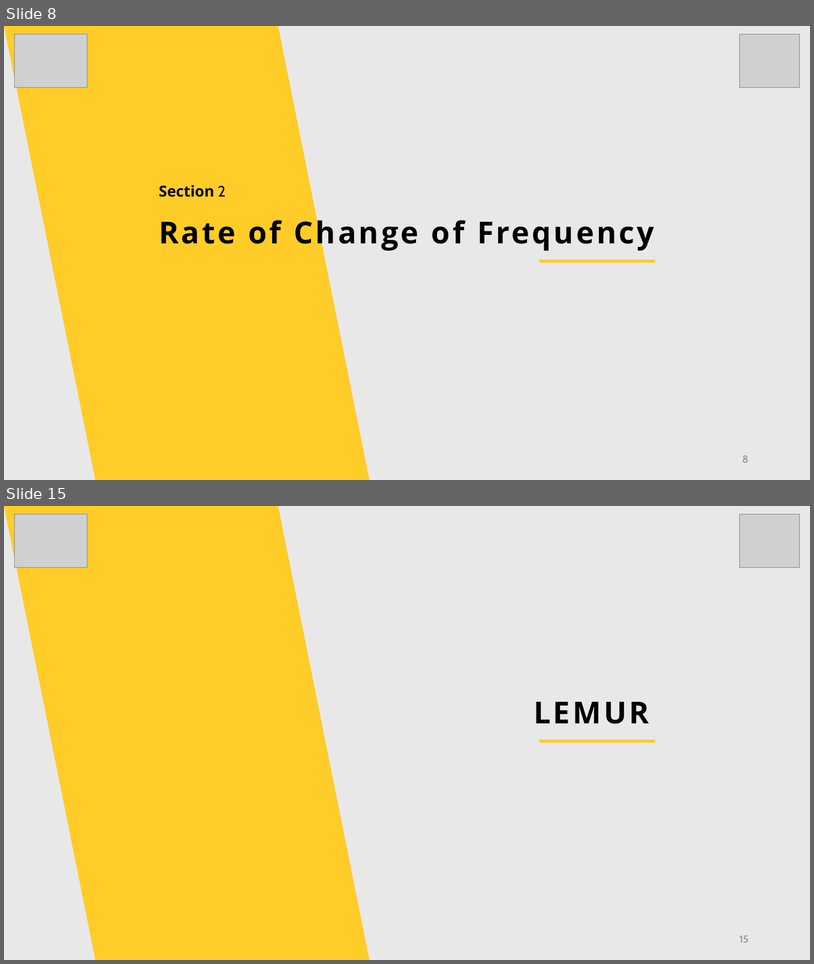
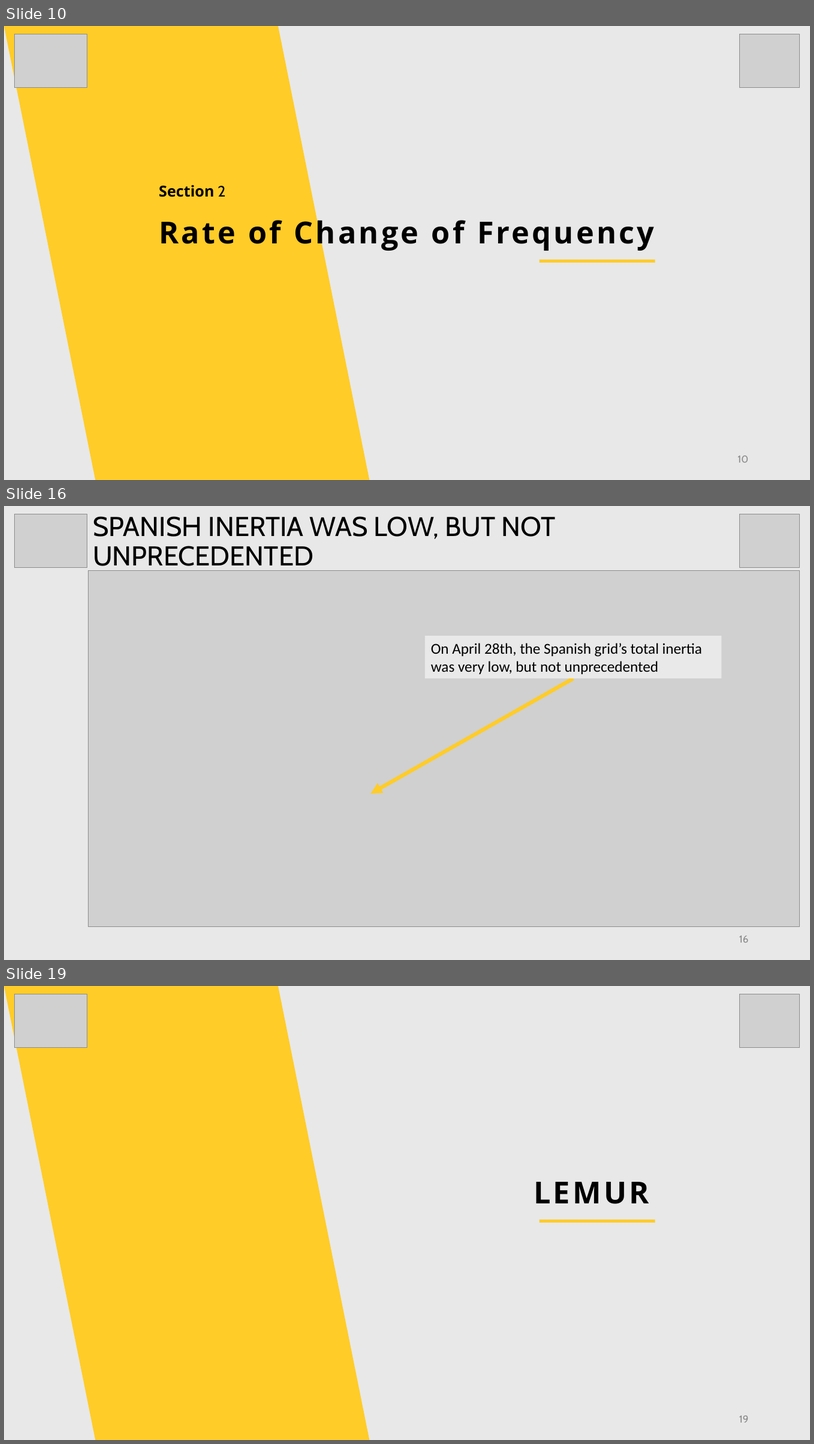
Before and after one commit to brmurray/apagon_april28, a slide deck: reports/Apragon_April28.pptx. Shown one above the other, each under a label of ours: slides 8 and 15 before the commit, slides 10, 16 and 19 after it; the slides between them are not shown. The pictures are 814x964 and 814x1444 pixels, drawn with LibreOffice and Linux fonts; fonts in the diff are those of the drawing; grey boxes stand for pictures. Boxes give left, top, right and bottom in pixels: in the first picture for what was removed or moved away, otherwise in the second. Text is boxed around its words. In the diff, an @@ line names an element or a change of style, - is before the commit and + after.

Commit message:
export limits to France, historical inertia estimates

```diff
--- a/reports/Apragon_April28.pptx
+++ b/reports/Apragon_April28.pptx
@@ slide 16 added at [4,506,810,960], background #E3E3E3 at 80% opacity @@
@@ picture added at [14,514,87,568] @@
@@ title added at [93,516,556,571], 32.4 pt, text #000000 @@
+SPANISH INERTIA WAS LOW, BUT NOT UNPRECEDENTED
@@ picture added at [740,514,800,568] @@
@@ picture added at [88,571,800,927] @@
@@ rectangle added at [425,636,722,678], fill #E9E9E9, 18 pt, text #000000 @@
+On April 28th, the Spanish grid’s total inertia was very low, but not unprecedented
@@ arrow added from (574, 678) to (371, 793), #FFCC28 4.5 pt @@
@@ page number added at [740,935,749,942], 12 pt, text #898989 @@
+16
@@ what was slide 8 is now slide 10 @@
@@ page number at [738,455,749,462]: text changed @@
-8
+10
@@ what was slide 15 is now slide 19 @@
@@ page number at [740,1415,749,1422]: text changed @@
-15
+19
```
Also in this commit, not shown: 6 slides changed, 3 other slides added, 6 other files.
